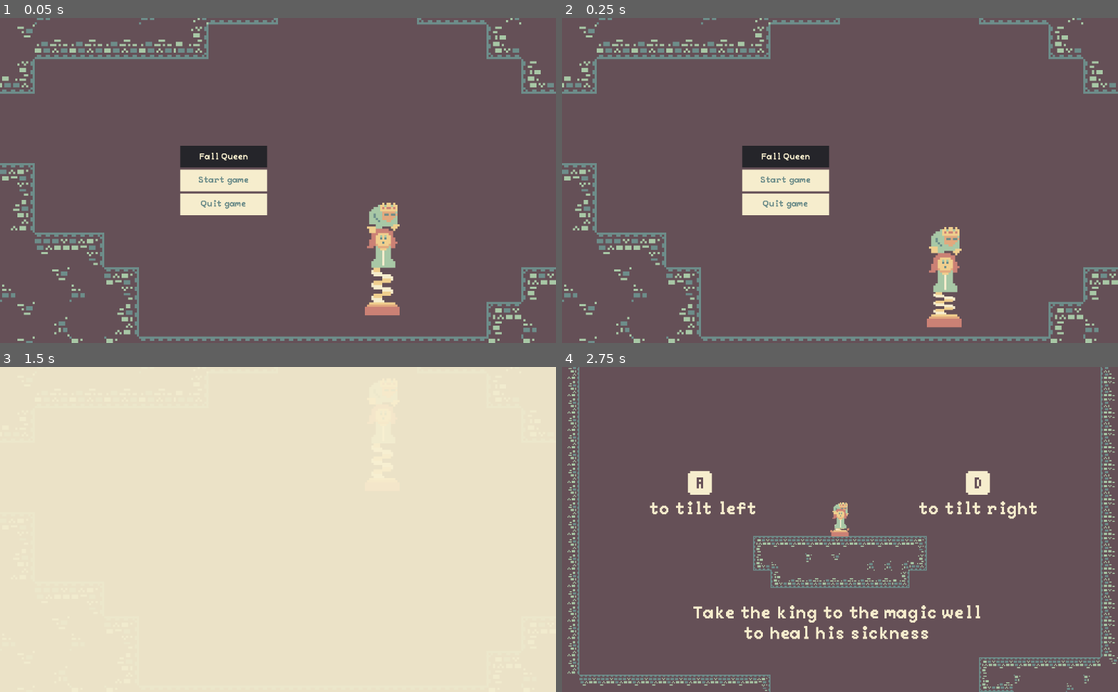
Above: before the commit, frames 1-4 (two rows, left to right).
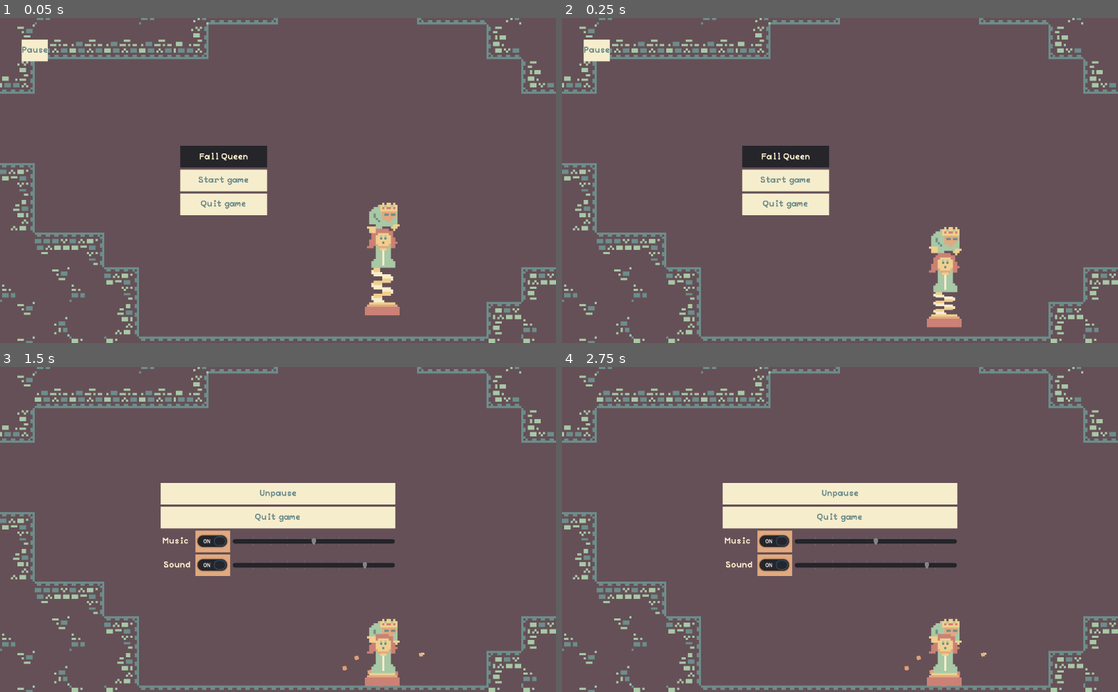
Above: after the commit, the same moments.

Repository: taiseiak/fall-queen
Game: Godot game, scene res://scenes/Main/Main.tscn
Two runs of this game, one before a commit and one after it. Both use one fixed random seed, a clock stepped at 60 frames per second and the inputs below.
Inputs (mouse positions are in pixels of both pictures, inside the frame that each line leads up to):
- Up to frame 1 (0.05 s): no input
- Up to frame 2 (0.25 s): no input
- Up to frame 3 (1.5 s): click (33, 399) at 0.5 s, where only the run after the commit has a clickable "Pause"; click (222, 529) at 1.25 s, where only the run before the commit has a clickable "Start game"
- Up to frame 4 (2.75 s): hold D (right) from 2.03 s (still down)

The runs differ from the first frame. In frame 1, 0.3% of the frame differs, in the area x 3-9%, y 6-14%; in frame 2, 0.3%; in frame 3, 94%, in the area x 0-100%, y 0-100%; in frame 4, 19%.

Commit message:
Add a on screen pause button

Diff:
--- a/scenes/Main/Main.gd
+++ b/scenes/Main/Main.gd
@@ -32,6 +32,7 @@
 	paused = new_value
 	$UI/GameMenu.visible = paused
 	$UI/GameMenu.paused = paused
+	$UI/HUD.visible = not paused
 	get_tree().paused = paused
 
 
@@ -48,7 +49,8 @@
 
 
 func _on_start_game():
-	for child in $UI.get_children():
-		child.visible = false
+	var game_start_ui = get_node_or_null("UI/GameStartUI")
+	if game_start_ui != null:
+		game_start_ui.visible = false
 	$LevelManager.load_level("res://scenes/levels/Level.tscn")
 	$UI/GameStartUI.queue_free()
--- a/scenes/Main/Main.tscn
+++ b/scenes/Main/Main.tscn
@@ -7,6 +7,7 @@
 [ext_resource path="res://scenes/control/GameMenu/GameMenu.tscn" type="PackedScene" id=5]
 [ext_resource path="res://scenes/control/GameStartUI/GameStartUI.tscn" type="PackedScene" id=6]
 [ext_resource path="res://scenes/control/TouchScreenButtons/TouchScreenButtons.tscn" type="PackedScene" id=7]
+[ext_resource path="res://scenes/control/HUD/HUD.tscn" type="PackedScene" id=8]
 
 [node name="Main" type="Node"]
 pause_mode = 2
@@ -23,6 +24,9 @@
 pause_mode = 2
 mouse_filter = 1
 
+[node name="HUD" parent="UI" instance=ExtResource( 8 )]
+layer = 4
+
 [node name="LevelWonUI" parent="UI" instance=ExtResource( 4 )]
 visible = false
 
@@ -32,5 +36,5 @@
 [node name="GameStartUI" parent="UI" instance=ExtResource( 6 )]
 layer = 3
 
-[node name="TouchScreenButtons" parent="." instance=ExtResource( 7 )]
+[node name="TouchScreenButtons" parent="UI" instance=ExtResource( 7 )]
 visible = false
--- a/scenes/control/GameMenu/GameMenu.tscn
+++ b/scenes/control/GameMenu/GameMenu.tscn
@@ -19,6 +19,7 @@
 margin_right = 728.0
 margin_bottom = 550.0
 rect_min_size = Vector2( 400, 500 )
+mouse_filter = 1
 
 [node name="VBoxContainer" type="VBoxContainer" parent="CenterContainer/MarginContainer"]
 margin_right = 432.0
--- a/scenes/control/GameStartUI/GameStartUI.tscn
+++ b/scenes/control/GameStartUI/GameStartUI.tscn
@@ -10,6 +10,7 @@
 anchor_bottom = 1.0
 margin_right = -200.0
 rect_min_size = Vector2( 200, 200 )
+mouse_filter = 1
 
 [node name="CenterContainer" type="CenterContainer" parent="MarginContainer"]
 margin_right = 824.0
@@ -28,6 +29,7 @@
 margin_right = 160.0
 margin_bottom = 40.0
 rect_min_size = Vector2( 50, 40 )
+mouse_filter = 1
 
 [node name="TitleLabel" type="Label" parent="MarginContainer/CenterContainer/VBoxContainer/Panel"]
 anchor_left = 0.5
--- /dev/null
+++ b/scenes/control/HUD/HUD.gd
@@ -0,0 +1,10 @@
+extends CanvasLayer
+
+
+func _ready():
+	$MarginContainer/PauseButton.connect("pressed", self, "_on_pause_button_pressed")
+
+
+func _on_pause_button_pressed():
+	UiEventBus.emit_signal("toggle_pause")
+	$MarginContainer/PauseButton.pressed = false
--- /dev/null
+++ b/scenes/control/HUD/HUD.tscn
@@ -0,0 +1,23 @@
+[gd_scene load_steps=3 format=2]
+
+[ext_resource path="res://resources/themes/fall_queen_theme.tres" type="Theme" id=2]
+[ext_resource path="res://scenes/control/HUD/HUD.gd" type="Script" id=3]
+
+[node name="HUD" type="CanvasLayer"]
+script = ExtResource( 3 )
+
+[node name="MarginContainer" type="MarginContainer" parent="."]
+margin_left = 40.0
+margin_top = 40.0
+margin_right = 40.0
+margin_bottom = 40.0
+rect_min_size = Vector2( 40, 40 )
+mouse_filter = 1
+
+[node name="PauseButton" type="Button" parent="MarginContainer"]
+margin_right = 48.0
+margin_bottom = 40.0
+theme = ExtResource( 2 )
+text = "Pause"
+icon_align = 1
+expand_icon = true
--- /dev/null
+++ b/scenes/control/HUD/puase_styleboxtexture.tres
@@ -0,0 +1,8 @@
+[gd_resource type="StyleBoxTexture" load_steps=2 format=2]
+
+[ext_resource path="res://scenes/control/HUD/pause.png" type="Texture" id=1]
+
+[resource]
+texture = ExtResource( 1 )
+region_rect = Rect2( 0, 0, 16, 16 )
+modulate_color = Color( 0.941176, 0.811765, 0.556863, 1 )
--- a/scenes/control/LevelWonUI/LevelWonUI.tscn
+++ b/scenes/control/LevelWonUI/LevelWonUI.tscn
@@ -11,10 +11,12 @@
 anchor_right = 1.0
 anchor_bottom = 1.0
 margin_bottom = -300.0
+mouse_filter = 1
 
 [node name="CenterContainer" type="CenterContainer" parent="MarginContainer"]
 margin_right = 1024.0
 margin_bottom = 300.0
+mouse_filter = 1
 
 [node name="VBoxContainer" type="VBoxContainer" parent="MarginContainer/CenterContainer"]
 margin_left = 432.0
--- a/scenes/control/TouchScreenButtons/TouchScreenButtons.gd
+++ /dev/null
@@ -1,14 +0,0 @@
-extends CanvasLayer
-
-
-func _ready():
-	$AButton.connect("pressed", self, "_on_a_button_pressed")
-	$DButton.connect("pressed", self, "_on_d_button_pressed")
-
-
-func _on_a_button_pressed():
-	print("a")
-
-
-func _on_d_button_pressed():
-	print("d")
--- a/scenes/control/TouchScreenButtons/TouchScreenButtons.tscn
+++ b/scenes/control/TouchScreenButtons/TouchScreenButtons.tscn
@@ -1,17 +1,15 @@
-[gd_scene load_steps=7 format=2]
+[gd_scene load_steps=6 format=2]
 
 [ext_resource path="res://resources/pngs/d.png" type="Texture" id=1]
 [ext_resource path="res://resources/pngs/a_dark.png" type="Texture" id=2]
 [ext_resource path="res://resources/pngs/a.png" type="Texture" id=3]
 [ext_resource path="res://resources/pngs/d_dark.png" type="Texture" id=4]
-[ext_resource path="res://scenes/control/TouchScreenButtons/TouchScreenButtons.gd" type="Script" id=5]
 
 [sub_resource type="CircleShape2D" id=1]
 radius = 18.43
 
 [node name="TouchScreenButtons" type="CanvasLayer"]
 layer = 5
-script = ExtResource( 5 )
 
 [node name="AButton" type="TouchScreenButton" parent="."]
 position = Vector2( 216, 360 )
--- a/scenes/levels/GameStartLevel.tscn
+++ b/scenes/levels/GameStartLevel.tscn
@@ -13,6 +13,7 @@
 zoom = Vector2( 0.25, 0.25 )
 
 [node name="TileMap" type="TileMap" parent="."]
+z_index = -1
 tile_set = ExtResource( 1 )
 cell_size = Vector2( 16, 16 )
 collision_layer = 2
Not shown: 1 places in scenes/Main/Main.tscn that only renumber resources
Binary file added: scenes/control/HUD/pause.png
Not shown, added: scenes/control/HUD/pause.png.import
Not shown, changed: exports/html.zip
Not shown, changed: exports/html/fall_queen.js
Not shown, changed: exports/html/fall_queen.pck
Not shown, changed: exports/html/fall_queen.wasm
Not shown, added: exports/html/html.zip
Not shown, changed: exports/html/index.html
